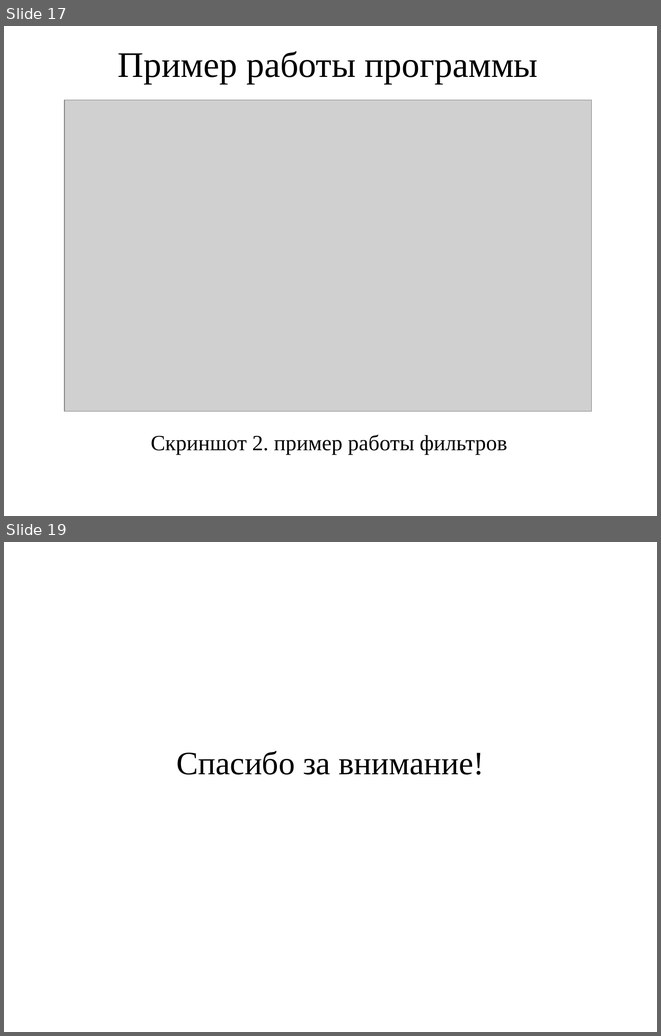
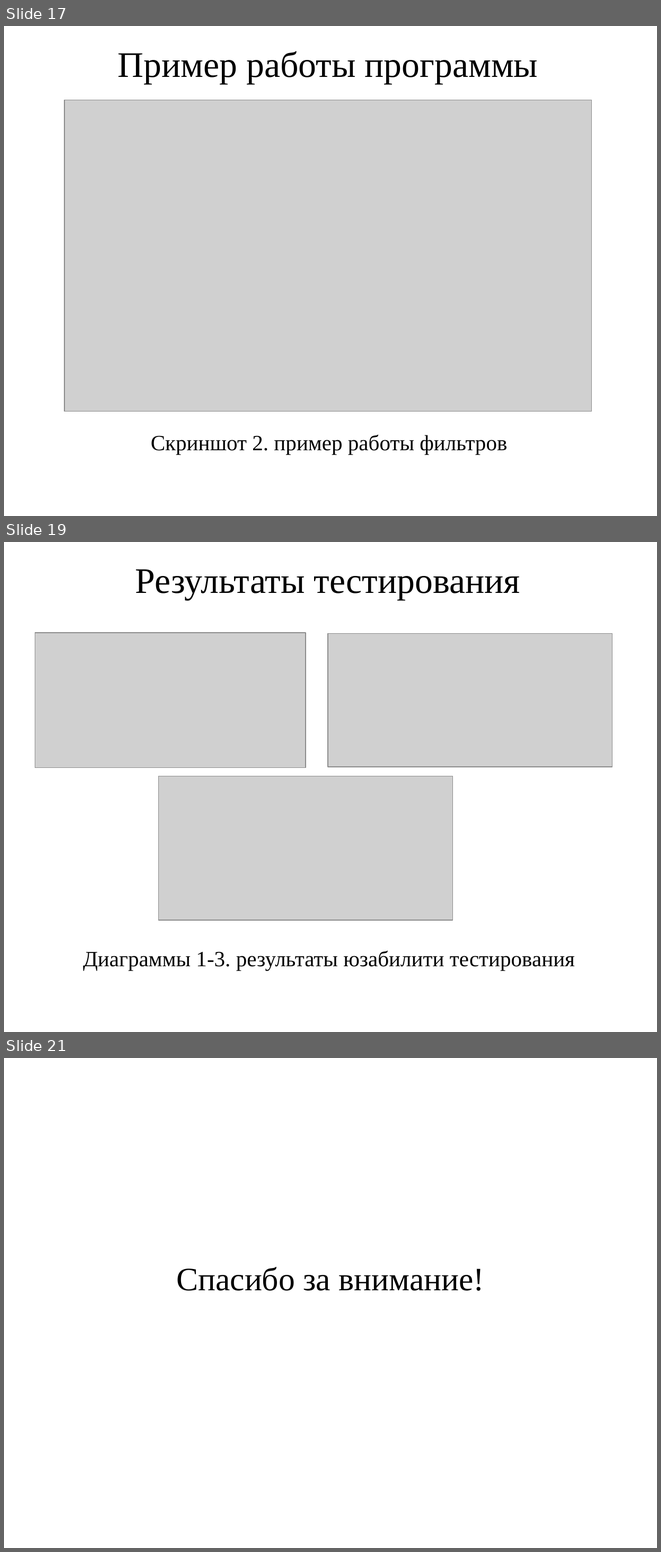
Before and after one commit to vadimgilka/WebsiteOperatorRates, a slide deck: Documentation/Defense/Presentation.pptx. Shown one above the other, each under a label of ours: slides 17 and 19 before the commit, slides 17, 19 and 21 after it; the slides between them are not shown. The pictures are 661x1036 and 661x1552 pixels, drawn with LibreOffice and Linux fonts; fonts in the diff are those of the drawing; grey boxes stand for pictures. Boxes give left, top, right and bottom in pixels: in the first picture for what was removed or moved away, otherwise in the second. Text is boxed around its words. In the diff, an @@ line names an element or a change of style, - is before the commit and + after.

```diff
--- a/Documentation/Defense/Presentation.pptx
+++ b/Documentation/Defense/Presentation.pptx
@@ slide 19 added at [4,542,657,1032], background #FFFFFF @@
@@ title added at [135,569,520,600], 39.6 pt, text #000000 @@
+Результаты тестирования
@@ picture added at [35,633,306,768] @@
@@ picture added at [328,633,612,767] @@
@@ picture added at [158,776,452,920] @@
@@ subtitle added at [83,950,575,970], 24 pt, text #000000 @@
+Диаграммы 1-3. результаты юзабилити тестирования
@@ what was slide 19 is now slide 21 @@
```
Also in this commit, not shown: 1 slide changed, 1 other slide added.
